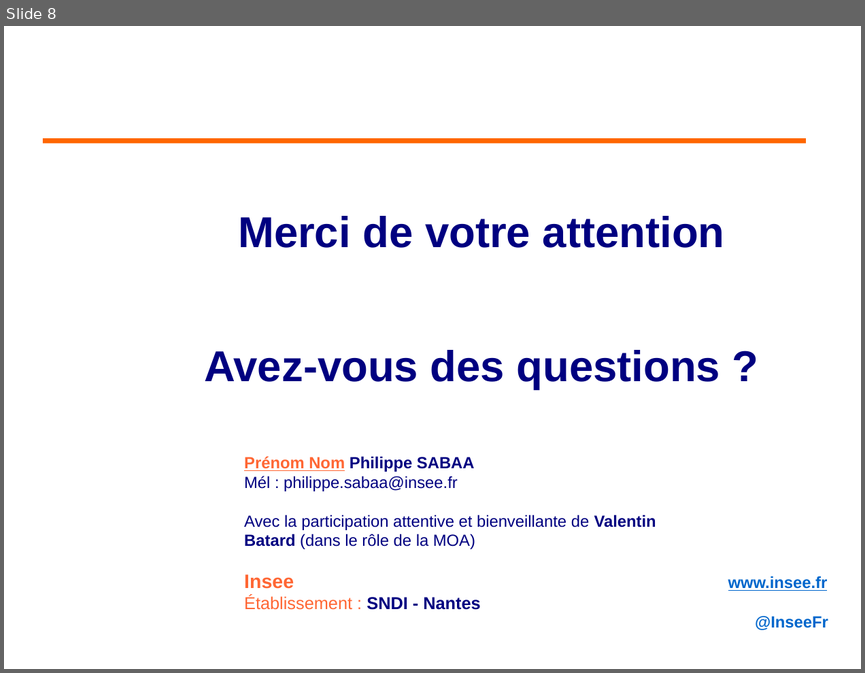
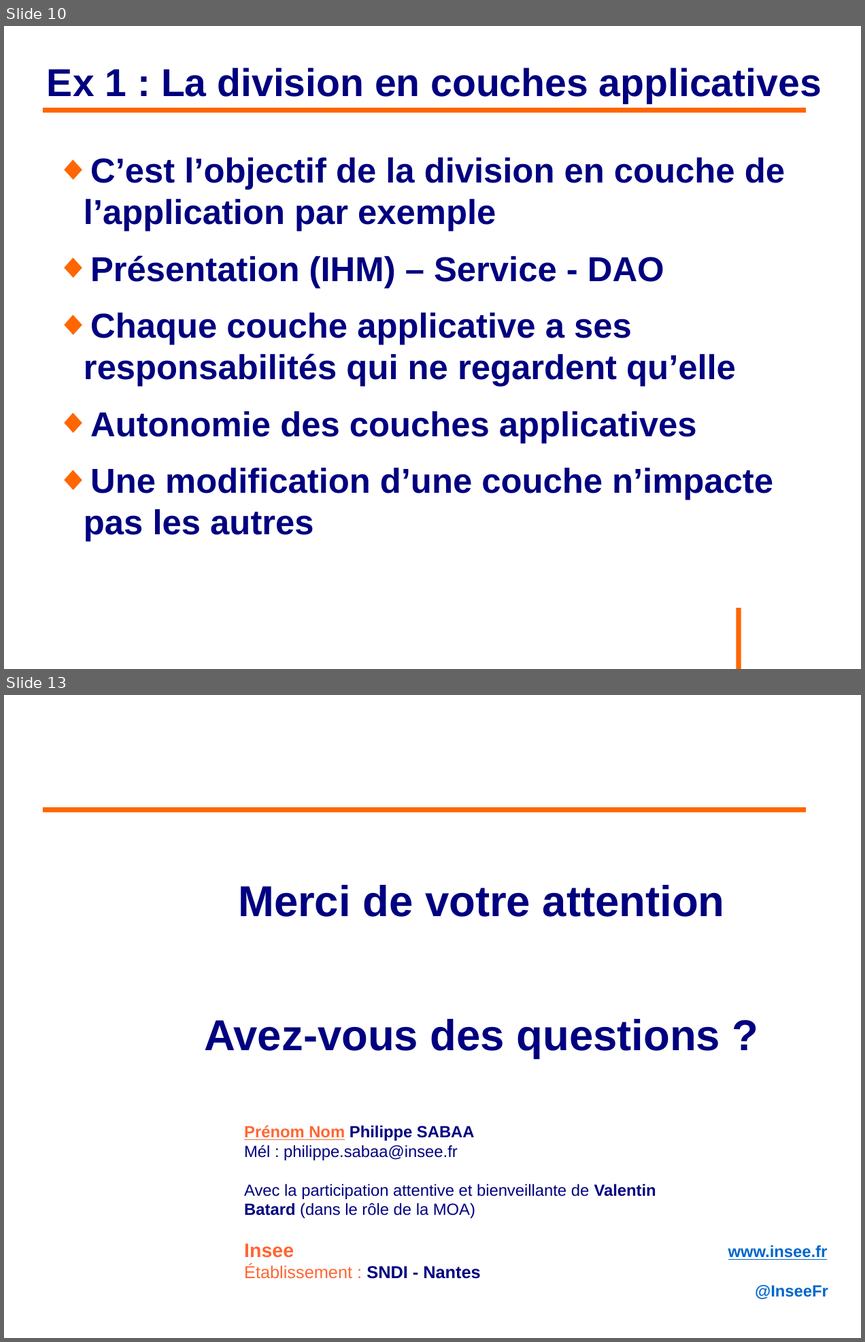
Before and after one commit to philphils/formation-spring, a slide deck: Documentation/diapo_formation_spring.odp. Shown one above the other, each under a label of ours: slide 8 before the commit, slides 10 and 13 after it; the slides between them are not shown. The pictures are 865x673 and 865x1342 pixels, drawn with LibreOffice and Linux fonts; fonts in the diff are those of the drawing; background and template pictures are left out. Boxes give left, top, right and bottom in pixels: in the first picture for what was removed or moved away, otherwise in the second. Text is boxed around its words. In the diff, an @@ line names an element or a change of style, - is before the commit and + after.

```diff
--- a/Documentation/diapo_formation_spring.odp
+++ b/Documentation/diapo_formation_spring.odp
@@ slide 10 added at (4, 26, 861, 669), background #FFFFFF @@
@@ title added at (47, 67, 821, 104), 36 pt, text #000080, bold @@
+Ex 1 : La division en couches applicatives
@@ line added from (43, 110) to (806, 110), #FF6600 4.54 pt @@
@@ text added at (84, 157, 785, 541), 32 pt, text #000080, bold @@
+◆ C’est l’objectif de la division en couche de l’application par exemple
+◆ Présentation (IHM) – Service - DAO
+◆ Chaque couche applicative a ses responsabilités qui ne regardent qu’elle
+◆ Autonomie des couches applicatives
+◆ Une modification d’une couche n’impacte pas les autres
@@ line added from (738, 607) to (738, 669), #FF6600 4.54 pt @@
@@ what was slide 8 is now slide 13 @@
```
Also in this commit, not shown: 2 slides changed, 4 other slides added.
